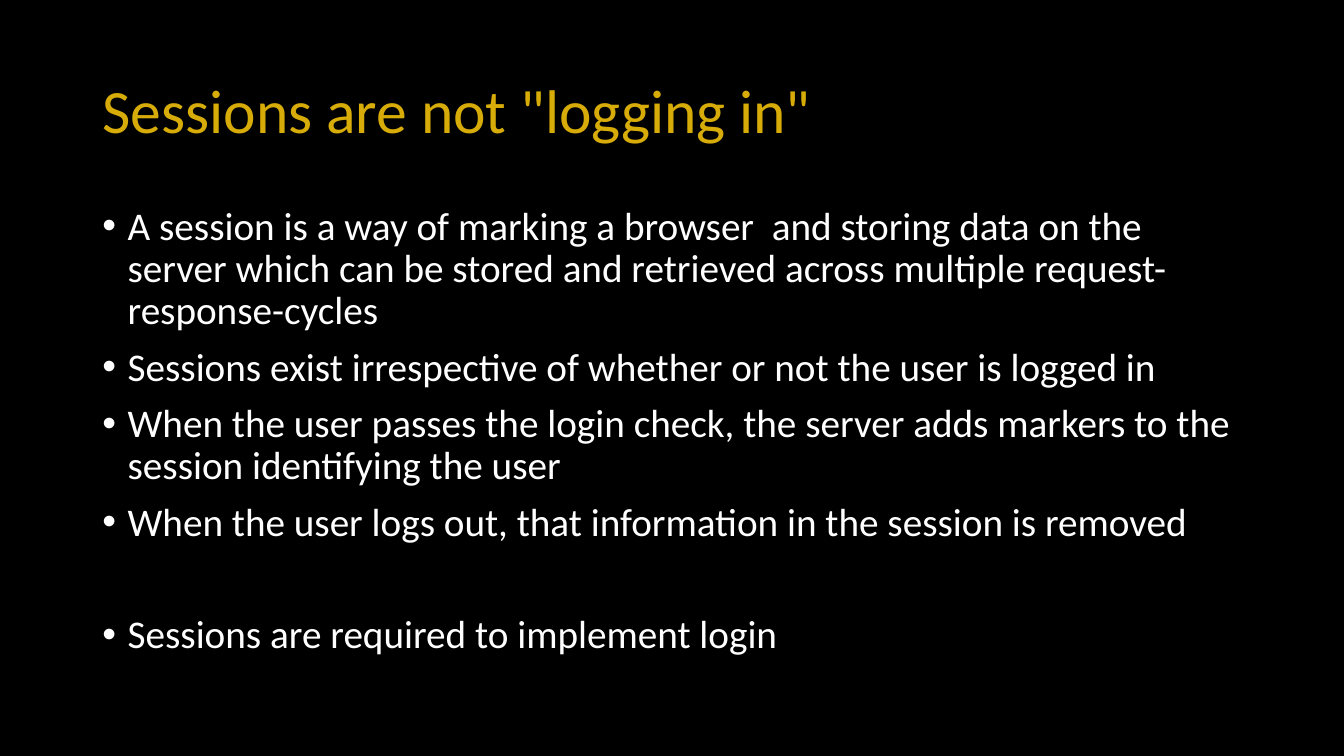
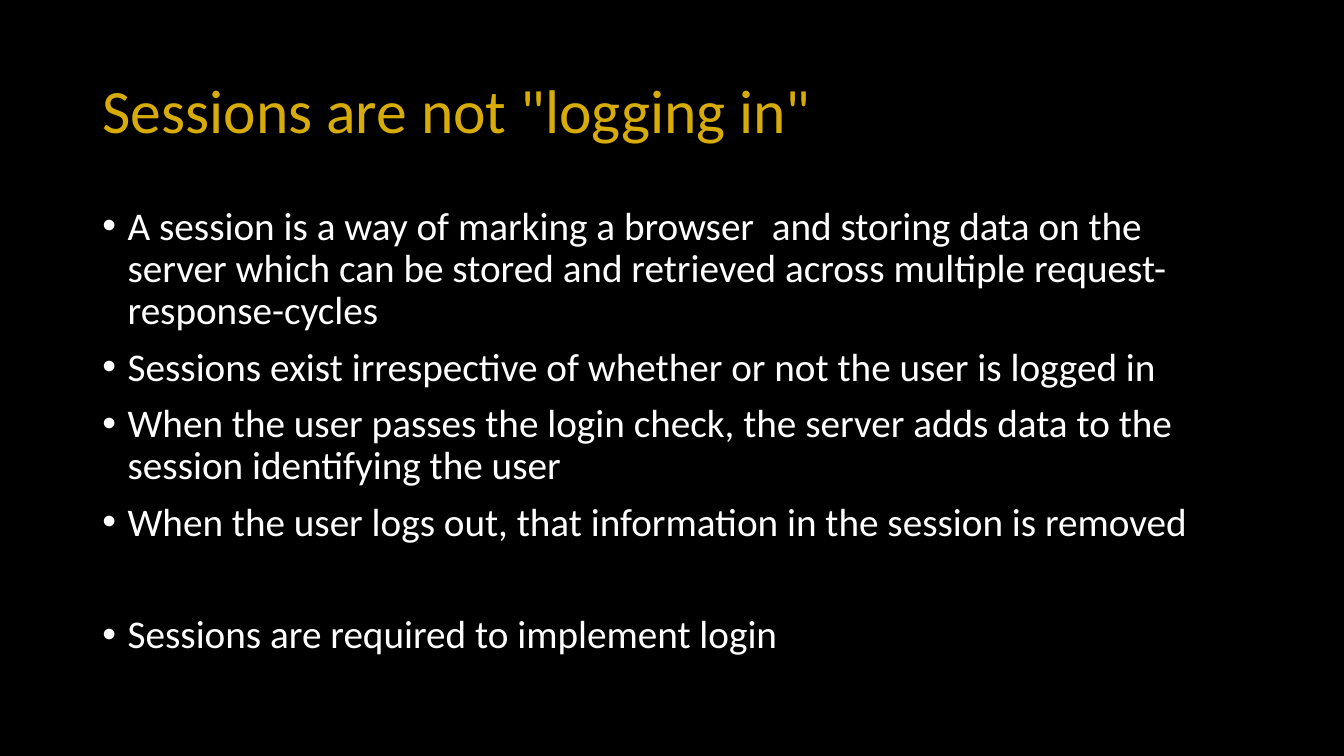
Before and after one commit to csev/dj4e, a slide deck: slide 8 of lectures/DJ-08-Login.pptx. Drawn at 1344x756 pixels with LibreOffice and Linux fonts; fonts in the diff are those of the drawing. Boxes give left, top, right and bottom in pixels: in the first picture for what was removed or moved away, otherwise in the second. Text is boxed around its words. In the diff, an @@ line names an element or a change of style, - is before the commit and + after.

```diff
--- a/lectures/DJ-08-Login.pptx
+++ b/lectures/DJ-08-Login.pptx
@@ text at (x1=128, y1=409, x2=1172, y2=486): text changed @@
-• When the user passes the login check, the server adds markers to the session identifying the user
+• When the user passes the login check, the server adds data to the session identifying the user
```
Also in this commit, not shown: 7 other files.
